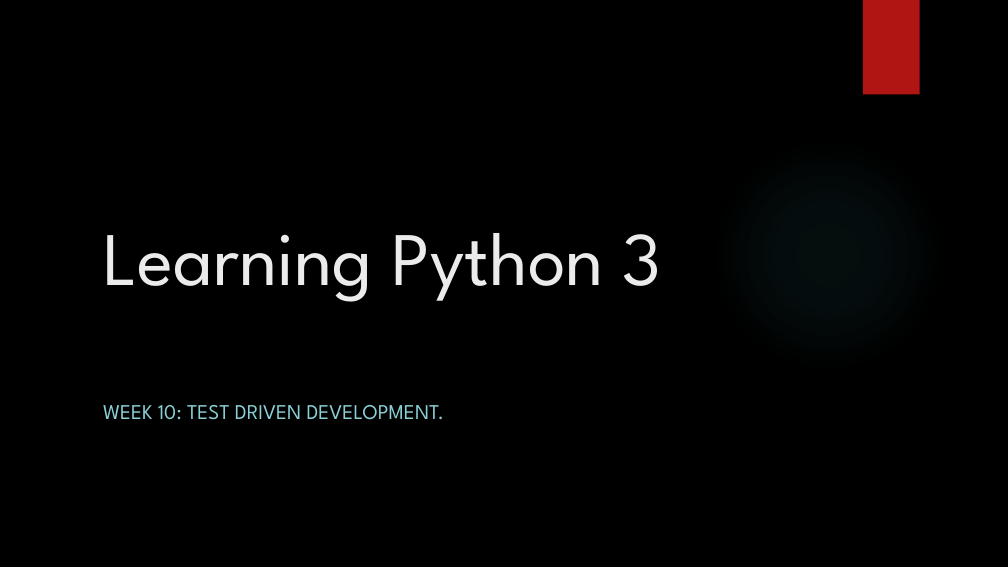
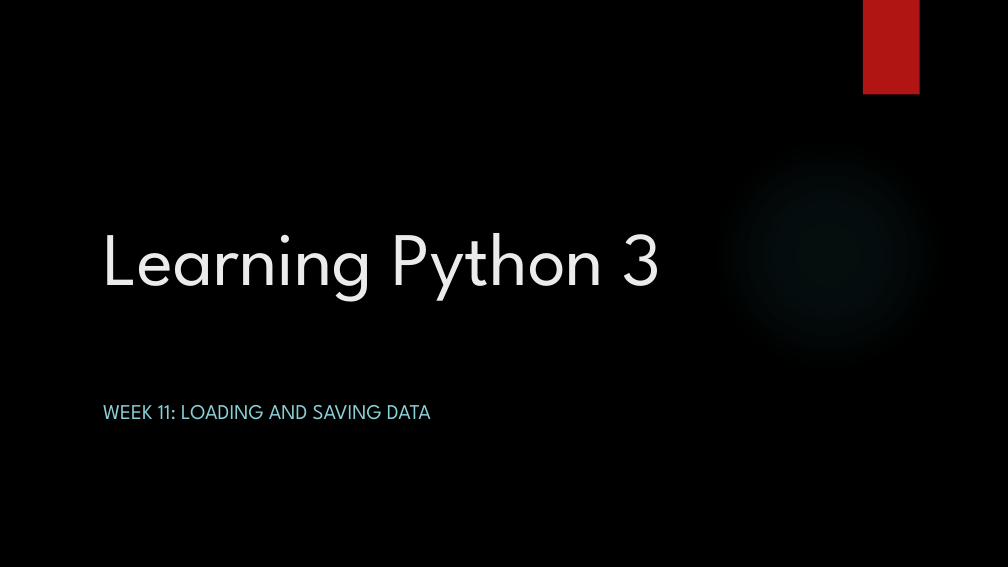
Before and after one commit to davidgroves/DGM_Tutorials, a slide deck: slide 1 of week11/week11.pptx. Drawn at 1008x567 pixels with LibreOffice and Linux fonts; fonts in the diff are those of the drawing; background and template pictures are left out. Boxes give left, top, right and bottom in pixels: in the first picture for what was removed or moved away, otherwise in the second. Text is boxed around its words. In the diff, an @@ line names an element or a change of style, - is before the commit and + after.

Commit message:
Actually week11.

```diff
--- a/week11/week11.pptx
+++ b/week11/week11.pptx
@@ subtitle at [103, 405, 431, 420]: text changed @@
-WEEK 10: TEST DRIVEN DEVELOPMENT.
+WEEK 11: LOADING AND SAVING DATA
```
Also in this commit, not shown: 1 other slide changed, 37 slides added, 29 slides removed.
